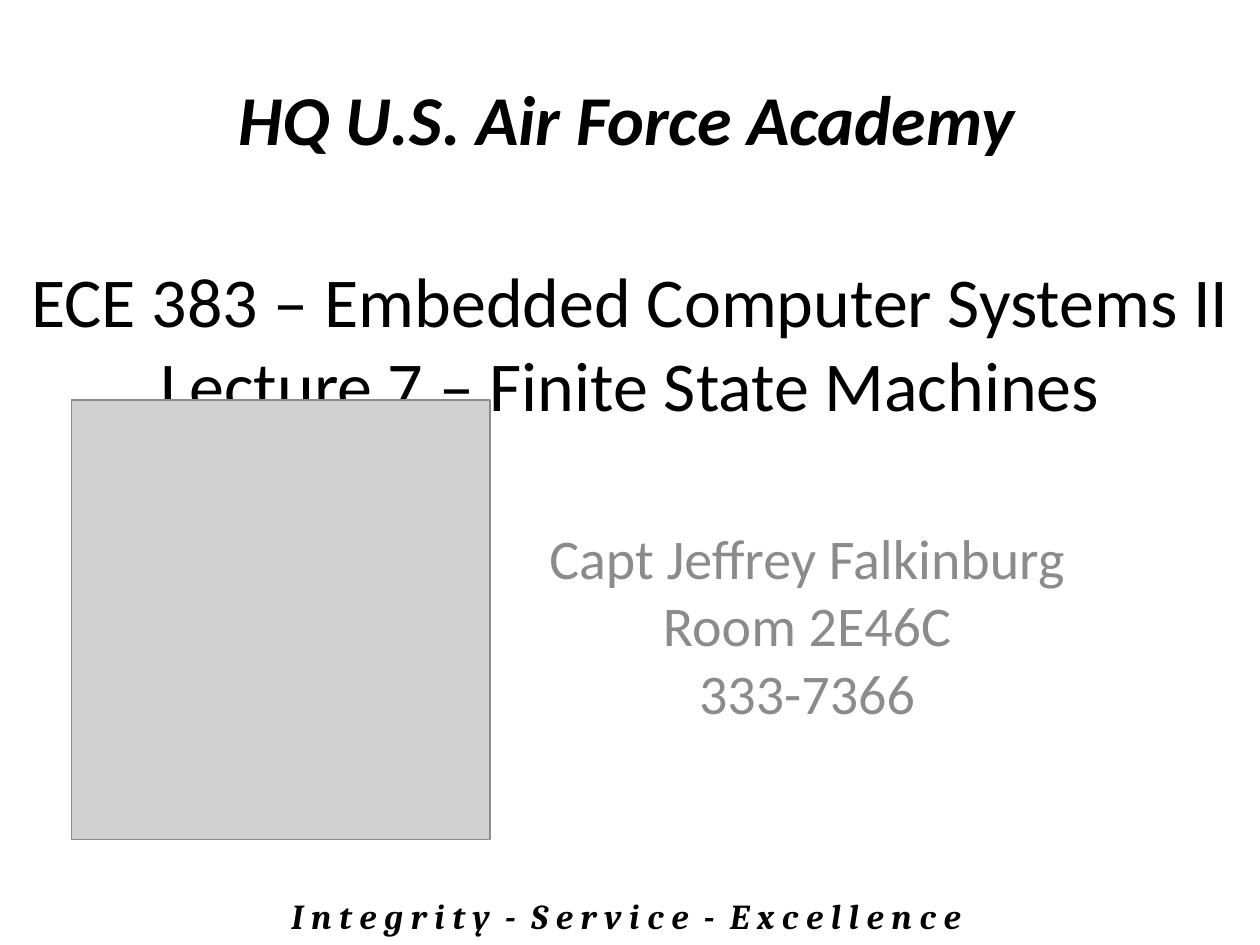
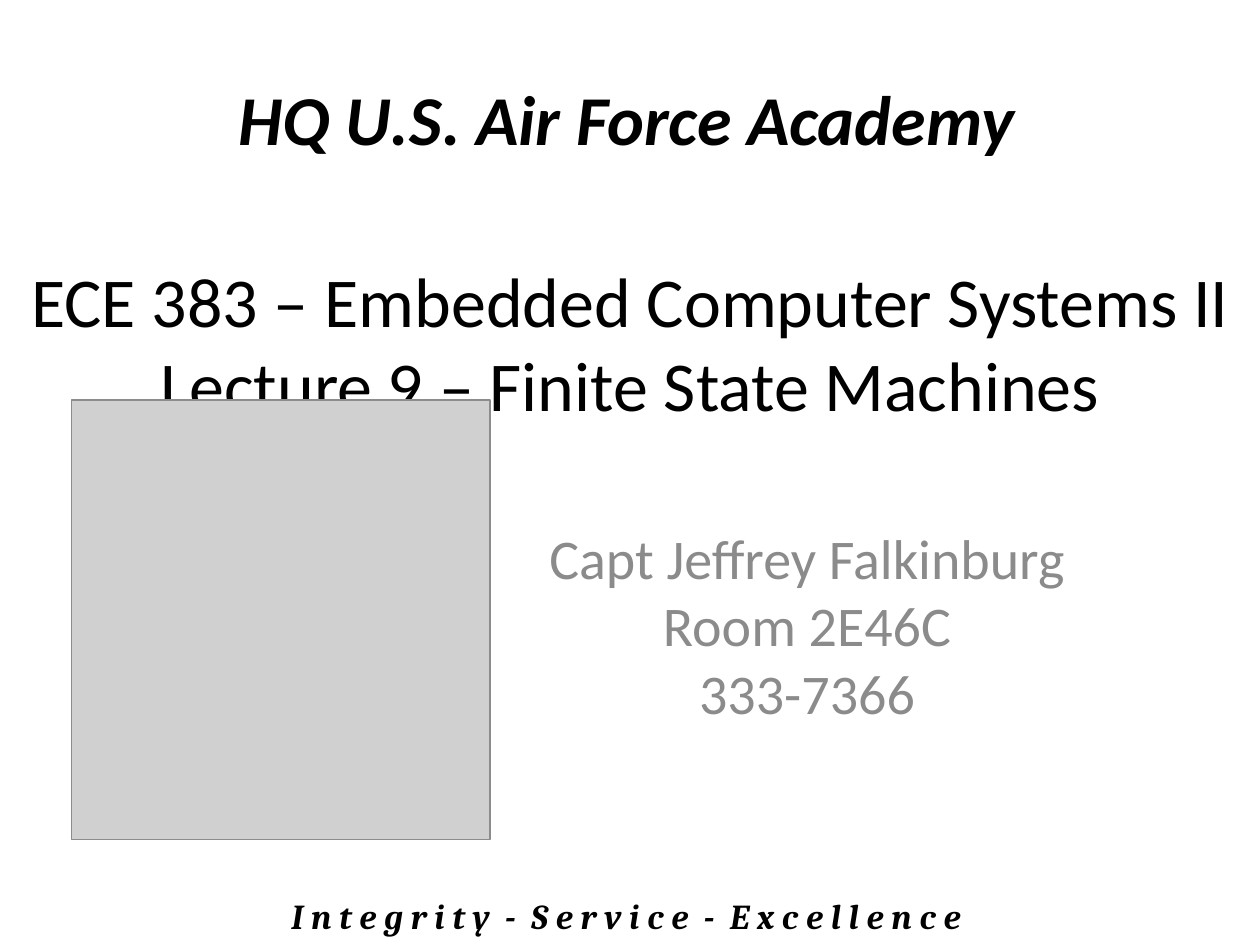
Before and after one commit to jfalkinburg/ECE383_web, a slide deck: slide 1 of lecture/slides/ECE_383_Lec9.pptx. Drawn at 1260x945 pixels with LibreOffice and Linux fonts; fonts in the diff are those of the drawing; grey boxes stand for pictures. Boxes give left, top, right and bottom in pixels: in the first picture for what was removed or moved away, otherwise in the second. Text is boxed around its words. In the diff, an @@ line names an element or a change of style, - is before the commit and + after.

Commit message:
Updated lesson 9 slides.

```diff
--- a/lecture/slides/ECE_383_Lec9.pptx
+++ b/lecture/slides/ECE_383_Lec9.pptx
@@ title at box(31, 278, 1228, 428): text changed @@
-ECE 383 – Embedded Computer Systems II
-Lecture 7 – Finite State Machines
+ECE 383 – Embedded Computer Systems II
+Lecture 9 – Finite State Machines
```
